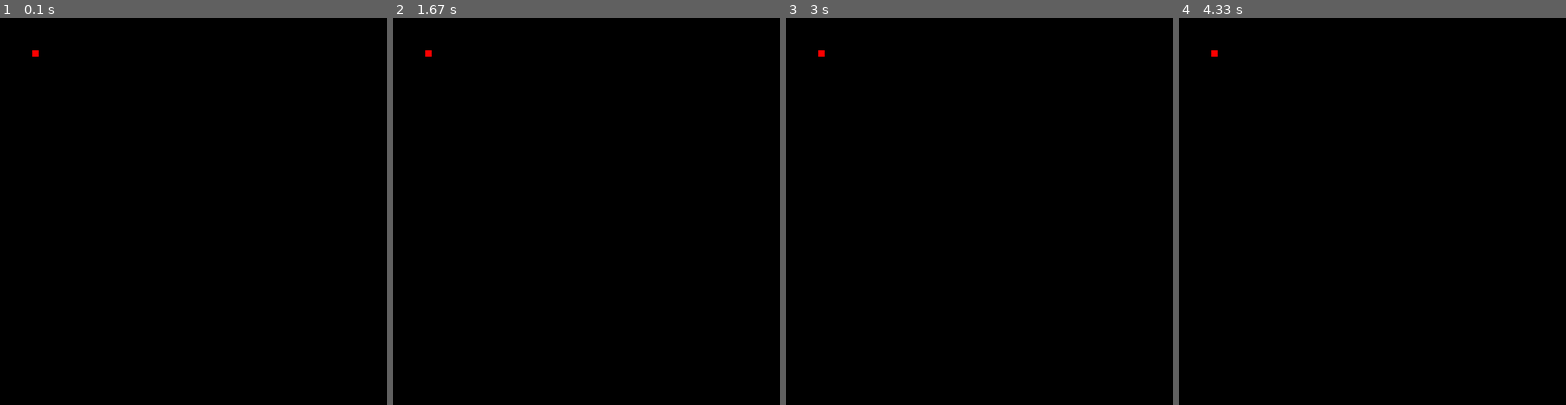
Above: before the commit, frames 1-4 (left to right).
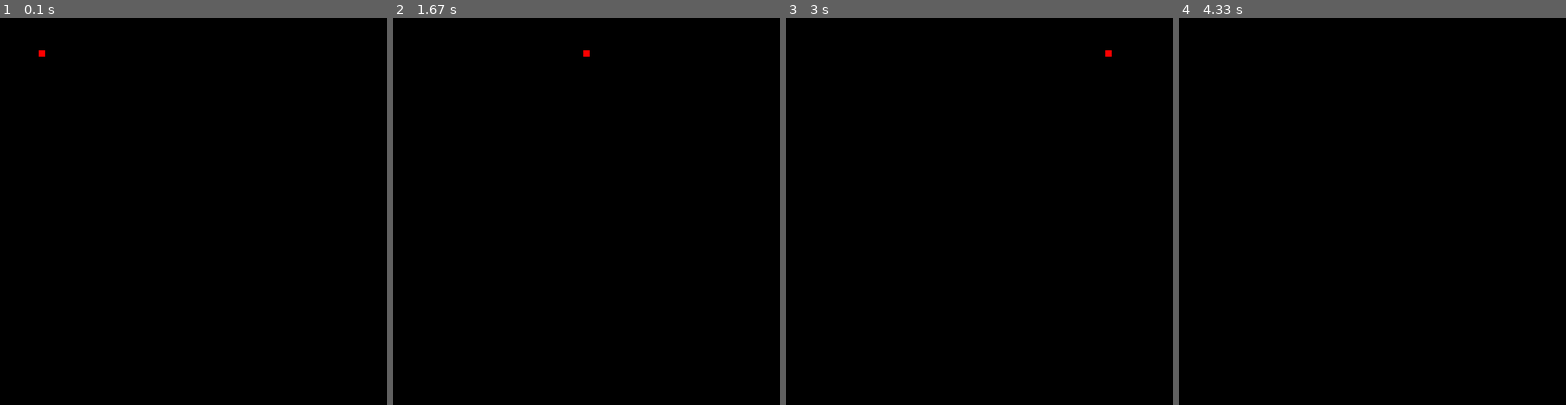
Above: after the commit, the same moments.

Repository: Kristian-Roopnarine/Snake-PyGame
Game: pygame game, started from Snake.py
The game is run twice, just before and just after one commit, with the same random seed, the same clock (stepped at 60 frames per second) and the same inputs.
Inputs:
- Up to frame 1 (0.1 s): no input
- Up to frame 2 (1.67 s): no input
- Up to frame 3 (3 s): no input
- Up to frame 4 (4.33 s): no input

The runs differ from the first frame. In frame 1, less than 0.1% of the frame differs, in the area x 8-12%, y 8-10%; in frame 2, less than 0.1%; in frame 3, less than 0.1%; in frame 4, less than 0.1%.

Commit message:
Snake movement is much cleaner now using update method.

Diff:
--- a/App.py
+++ b/App.py
@@ -13,6 +13,8 @@
         pygame.init()
         self.screen = pygame.display.set_mode((self.width,self.height))
         self.running = True
+        self.snake = []
+        self.clock = pygame.time.Clock()
 
     def drawSnake(self):
         # get positions of snake and turn into rectangles
@@ -21,13 +23,13 @@
         for j in range(snake_size):
             for i in range(snake_size):
                 if i == 0 and j == 0: # if snake head
-                    rect = pygame.Rect(self.player.x[i],self.player.y[j],self.block,self.block)
-                    pygame.draw.rect(self.screen,self.player.head_color,rect)
-                    print('Head drawn')
+                    head = pygame.Rect(self.player.x[i],self.player.y[j],self.block,self.block)
+                    pygame.draw.rect(self.screen,self.player.head_color,head)
+                    self.snake.append(head)
                 else: # if body
                     rect = pygame.Rect(self.player.x[i],self.player.y[j],self.block,self.block)
                     pygame.draw.rect(self.screen,self.player.body_color,rect)
-                    print('Body drawn')
+                    self.snake.append(rect)
 
     def drawGame(self):
         for y in range(self.height//10):
@@ -36,7 +38,9 @@
                 pygame.draw.rect(self.screen,self.background,rect)
 
     def updateGame(self):
-        pass
+        self.screen.fill(self.background)
+        self.drawSnake()
+        pygame.display.update(self.snake)
 
     def drawApple(self):
         pass
@@ -47,12 +51,14 @@
         pygame.display.flip()
 
         while self.running:
+            self.clock.tick(30)
             for event in pygame.event.get():
                 if event.type == pygame.QUIT:
                     self.endApp()
 
             self.player.move()
-            time.sleep(100/1000)
+            self.updateGame()
+
 
 
 
